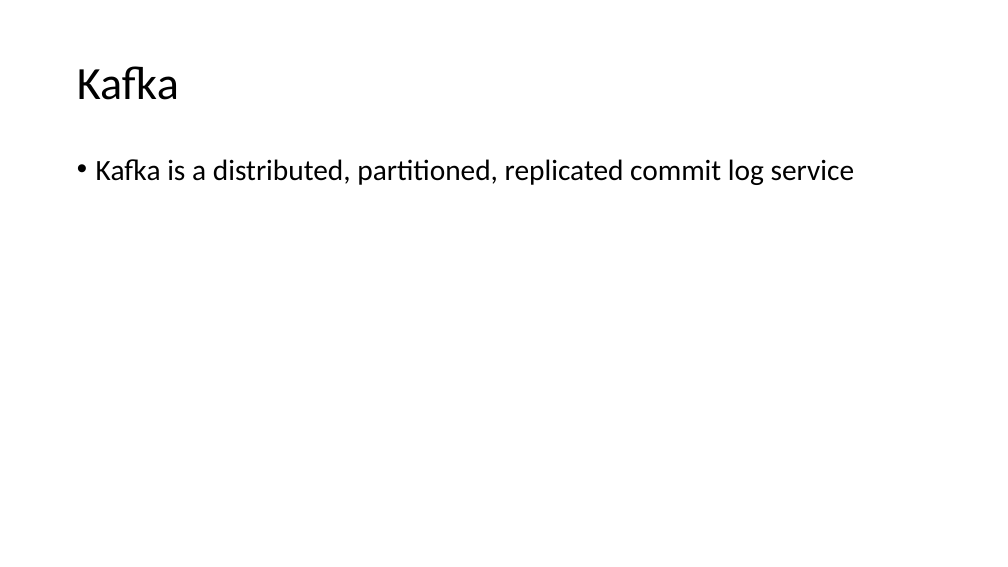
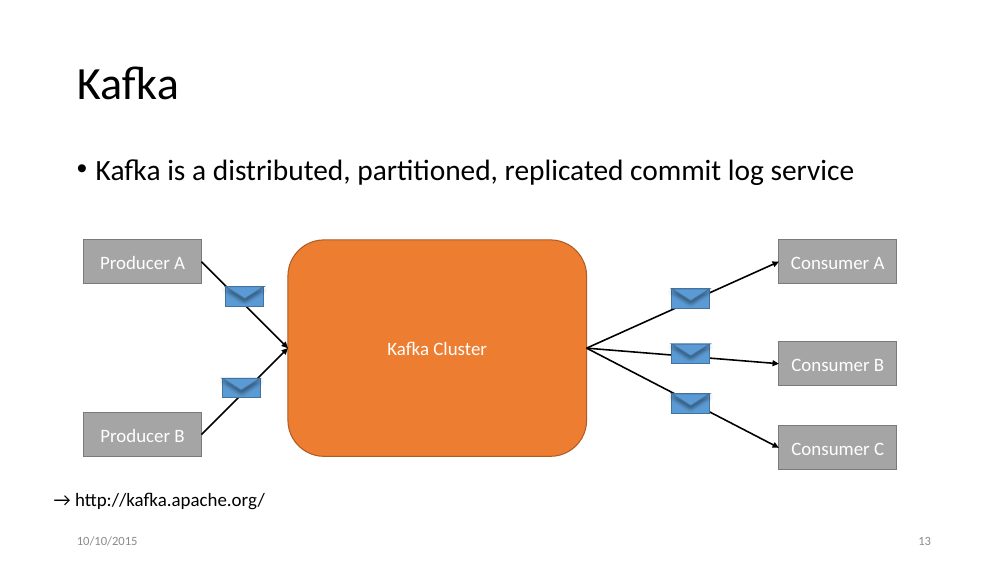
Before and after one commit to ckuka/SHDS, a slide deck: slide 13 of slides/ShanghaiDataScience_201509.pptx (slide 12 before the commit). Drawn at 1008x567 pixels with LibreOffice and Linux fonts; fonts in the diff are those of the drawing. Boxes give left, top, right and bottom in pixels: in the first picture for what was removed or moved away, otherwise in the second. Text is boxed around its words. In the diff, an @@ line names an element or a change of style, - is before the commit and + after.

Commit message:
Update slides

```diff
--- a/slides/ShanghaiDataScience_201509.pptx
+++ b/slides/ShanghaiDataScience_201509.pptx
@@ rectangle added at box(84, 240, 202, 284), fill #A5A5A5, outline #7A7A7A 1 pt, 18 pt, text #FFFFFF @@
+Producer A
@@ arrow added from (202, 262) to (288, 349), #000000 1.5 pt @@
@@ rounded rectangle added at box(288, 240, 587, 456), fill #ED7D31, outline #AF5C24 1 pt, 18 pt, text #FFFFFF @@
+Kafka Cluster
@@ arrow added from (587, 349) to (779, 262), #000000 1.5 pt @@
@@ rectangle added at box(779, 240, 897, 284), fill #A5A5A5, outline #7A7A7A 1 pt, 18 pt, text #FFFFFF @@
+Consumer A
@@ rectangle added at box(226, 287, 264, 306), fill #5B9BD5, outline #43739E 1 pt @@
@@ triangle added at box(226, 287, 264, 299), fill #5B9BD5, outline #43739E 1 pt @@
@@ rectangle added at box(671, 289, 709, 309), fill #5B9BD5, outline #43739E 1 pt @@
@@ triangle added at box(671, 289, 709, 301), fill #5B9BD5, outline #43739E 1 pt @@
@@ arrow added from (202, 435) to (288, 349), #000000 1.5 pt @@
@@ arrow added from (587, 349) to (779, 448), #000000 1.5 pt @@
@@ arrow added from (587, 349) to (779, 364), #000000 1.5 pt @@
@@ rectangle added at box(671, 344, 709, 364), fill #5B9BD5, outline #43739E 1 pt @@
@@ triangle added at box(671, 344, 709, 356), fill #5B9BD5, outline #43739E 1 pt @@
@@ rectangle added at box(779, 342, 897, 386), fill #A5A5A5, outline #7A7A7A 1 pt, 18 pt, text #FFFFFF @@
+Consumer B
@@ rectangle added at box(222, 378, 260, 398), fill #5B9BD5, outline #43739E 1 pt @@
@@ triangle added at box(222, 378, 260, 390), fill #5B9BD5, outline #43739E 1 pt @@
@@ rectangle added at box(84, 413, 202, 457), fill #A5A5A5, outline #7A7A7A 1 pt, 18 pt, text #FFFFFF @@
+Producer B
@@ rectangle added at box(671, 394, 709, 414), fill #5B9BD5, outline #43739E 1 pt @@
@@ triangle added at box(671, 394, 709, 406), fill #5B9BD5, outline #43739E 1 pt @@
@@ rectangle added at box(779, 426, 897, 470), fill #A5A5A5, outline #7A7A7A 1 pt, 18 pt, text #FFFFFF @@
+Consumer C
@@ text added at box(75, 492, 265, 510), 18 pt, text #000000 @@
+→ http://kafka.apache.org/
@@ text added at box(77, 536, 138, 546), 12 pt, text #8C8C8C @@
+10/10/2015
@@ page number added at box(918, 537, 931, 545), 12 pt, text #8C8C8C @@
+13
```
Also in this commit, not shown: 9 other slides changed, 7 slides added, 2 slides removed.
